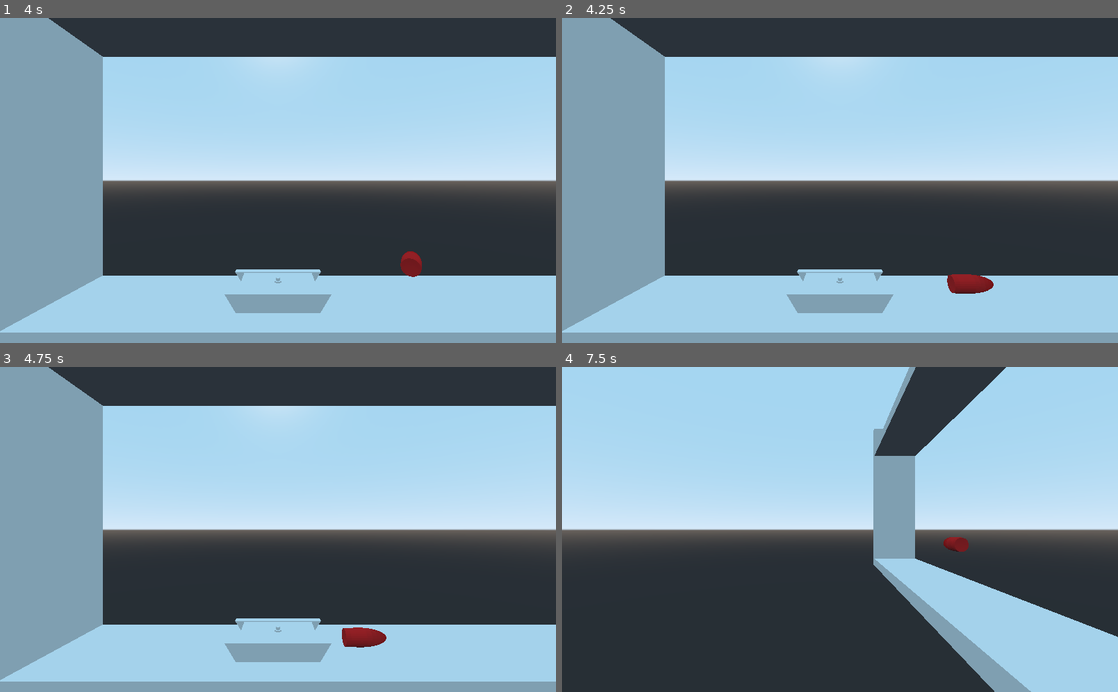
Above: before the commit, frames 1-4 (two rows, left to right).
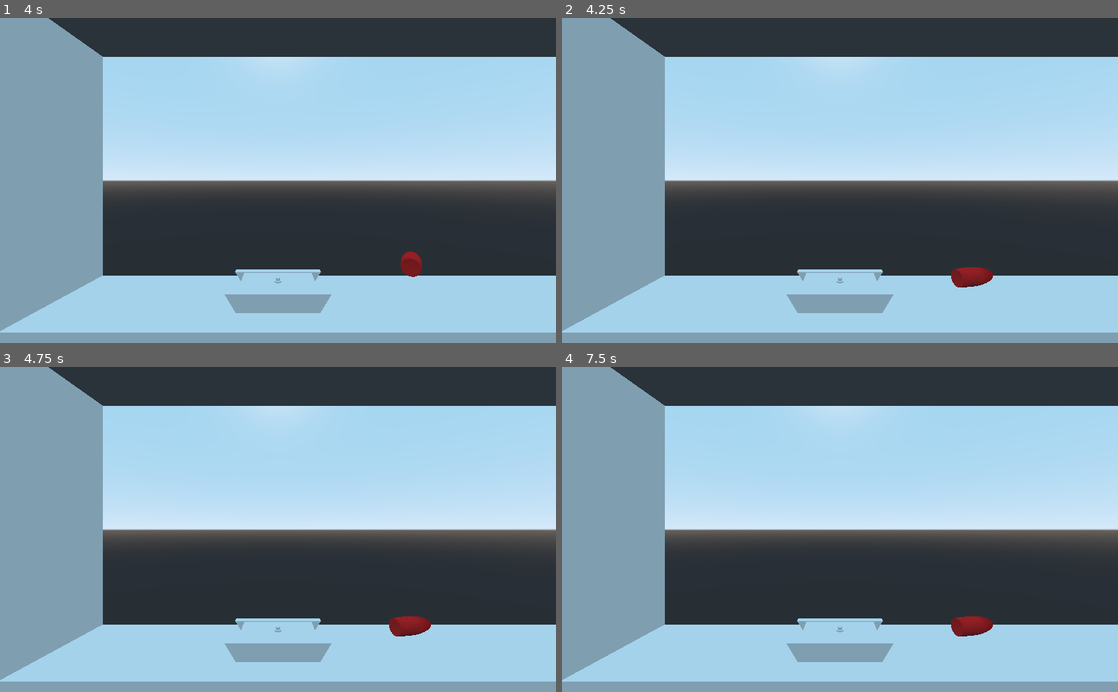
Above: after the commit, the same moments.

Repository: Dracks/the-last-mission-3d-clone
Game: Godot game, scene res://Base.tscn
Two runs of this game, one before a commit and one after it. Both use one fixed random seed, a clock stepped at 60 frames per second and the inputs below.
Inputs:
- Up to frame 1 (4 s): tap Enter (ui_select) at 0.5, 1.35, 1.52, 1.82, 2.85, 3.02, 3.32 s; hold Right (ui_right) 0.53-1.28 s; hold Enter (ui_select) 0.53-1.28 s; hold Down (ui_down) 1.28-2.03 s; hold Right (ui_right) 2.03-2.78 s; hold Enter (ui_select) 2.03-2.78 s; hold Up (ui_up) 2.78-3.53 s; hold Left (ui_left) from 3.53 s (still down); hold Enter (ui_select) from 3.53 s (still down)
- Up to frame 2 (4.25 s): keep holding Left (ui_left); keep holding Enter (ui_select); tap P (ui_pause, bound only after the commit) at 4.15 s
- Up to frame 3 (4.75 s): keep holding Left (ui_left); release Enter (ui_select) at 4.28 s; tap Enter (ui_select) at 4.35, 4.52 s
- Up to frame 4 (7.5 s): tap Enter (ui_select) at 4.82, 5.85, 6.02, 6.32, 7.35 s; release Left (ui_left) at 5.03 s; hold Down (ui_down) 5.03-5.78 s; hold Enter (ui_select) 5.03-5.78 s; tap Space at 5.75 s; hold Right (ui_right) 5.78-6.53 s; hold Up (ui_up) 6.53-7.28 s; hold Enter (ui_select) 6.53-7.28 s; hold Right (ui_right) from 7.28 s (still down)

Frame 1 is identical in both runs. In frame 2, 0.5% of the frame differs, in the area x 69-78%, y 76-85%; in frame 3, 0.8%; in frame 4, 48%, in the area x 0-100%, y 0-100%.

Commit message:
Adding an small readme

Diff:
--- a/godot/Base.tscn
+++ b/godot/Base.tscn
@@ -1,16 +1,17 @@
-[gd_scene load_steps=5 format=2]
+[gd_scene load_steps=6 format=2]
 
 [ext_resource path="res://tank/head.tscn" type="PackedScene" id=1]
 [ext_resource path="res://base.gd" type="Script" id=2]
 [ext_resource path="res://tank/body.tscn" type="PackedScene" id=3]
 [ext_resource path="res://levels/debug.tscn" type="PackedScene" id=4]
+[ext_resource path="res://tools/pause.gd" type="Script" id=5]
 
 [node name="World" type="Spatial"]
 script = ExtResource( 2 )
 
 [node name="Head" parent="." instance=ExtResource( 1 )]
 transform = Transform( 1, 0, 0, 0, 1, 0, 0, 0, 1, 0, 9, 0 )
-collision_mask = 31
+collision_mask = 15
 
 [node name="Body" parent="." instance=ExtResource( 3 )]
 transform = Transform( 1, 0, 0, 0, 1, 0, 0, 0, 1, 0, 2, 0 )
@@ -25,4 +26,10 @@
 [node name="Map" parent="." instance=ExtResource( 4 )]
 transform = Transform( 1, 0, 0, 0, 1, 0, 0, 0, 1, 1.90735e-06, -0.0232773, -0.000469208 )
 
+[node name="Node" type="Node" parent="."]
+
+[node name="Pause" type="Node" parent="Node"]
+pause_mode = 2
+script = ExtResource( 5 )
+
 [connection signal="shot" from="Head" to="." method="_on_Head_shot"]
--- a/godot/base.gd
+++ b/godot/base.gd
@@ -6,8 +6,7 @@
 
 func _input(event):
 	if event.is_action_pressed("ui_select"):
-		if event.is_pressed():
-			$Camera2.current = not $Camera2.current
+		$Camera2.current = not $Camera2.current
 
 func next():
 	$Camera.translate(Vector3(camera_diff, 0, 0))
--- a/godot/project.godot
+++ b/godot/project.godot
@@ -50,6 +50,12 @@
 , Object(InputEventJoypadButton,"resource_local_to_scene":false,"resource_name":"","device":0,"button_index":0,"pressure":0.0,"pressed":false,"script":null)
  ]
 }
+ui_pause={
+"deadzone": 0.5,
+"events": [ Object(InputEventKey,"resource_local_to_scene":false,"resource_name":"","device":0,"alt":false,"shift":false,"control":false,"meta":false,"command":false,"pressed":false,"scancode":80,"unicode":0,"echo":false,"script":null)
+, Object(InputEventJoypadButton,"resource_local_to_scene":false,"resource_name":"","device":0,"button_index":11,"pressure":0.0,"pressed":false,"script":null)
+ ]
+}
 
 [layer_names]
 
--- /dev/null
+++ b/godot/tools/pause.gd
@@ -0,0 +1,5 @@
+extends Node
+
+func _input(event):
+	if event.is_action_pressed("ui_pause"):
+		get_tree().paused = not get_tree().paused
Not shown, added: README.md
Not shown, added: docs/img/destroy-body.png
Not shown, added: docs/img/hey.png
Not shown, added: docs/img/shots.png
